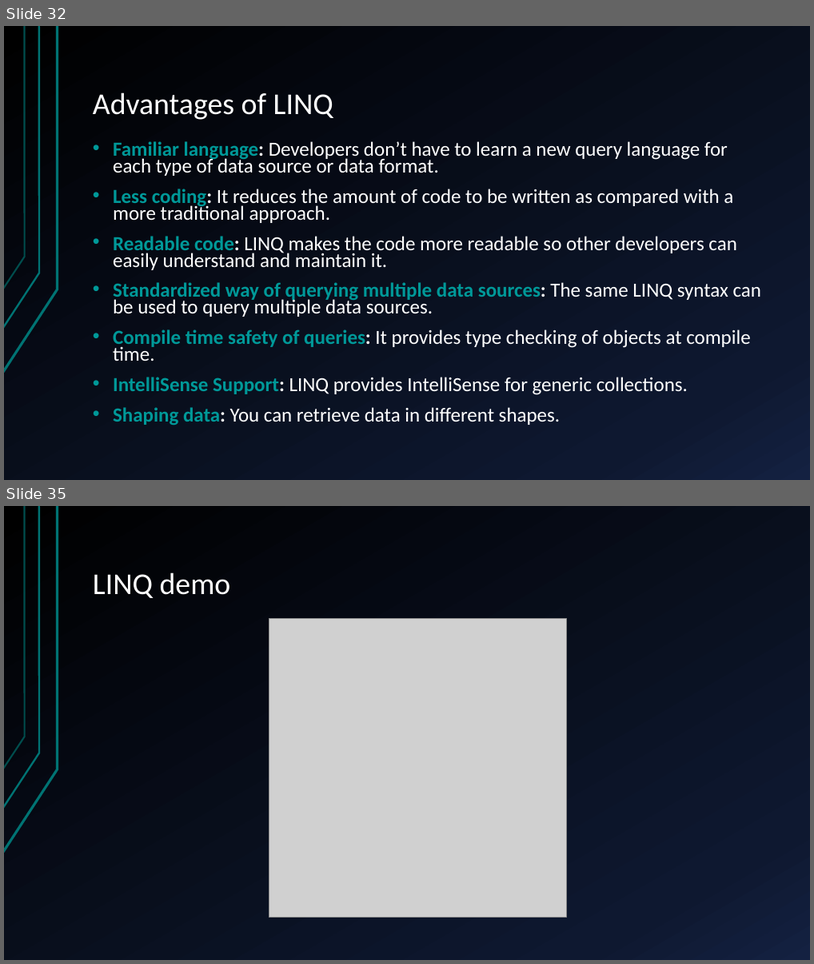
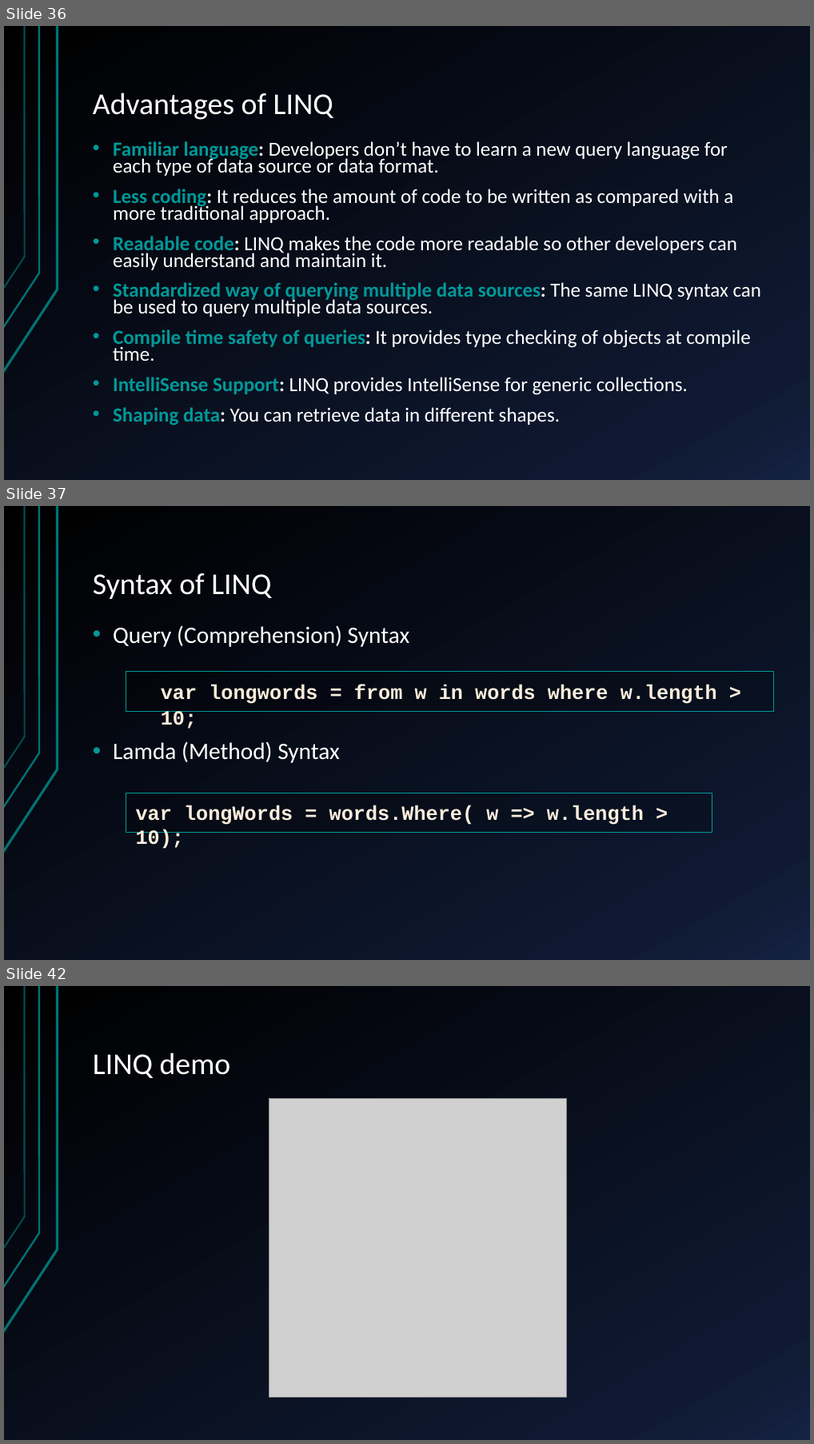
Before and after one commit to didox2/NbuProgrammingInDotNet, a slide deck: Presentations/5. Advanced C#/AdvancedTopics.pptx. Shown one above the other, each under a label of ours: slides 32 and 35 before the commit, slides 36, 37 and 42 after it; the slides between them are not shown. The pictures are 814x964 and 814x1444 pixels, drawn with LibreOffice and Linux fonts; fonts in the diff are those of the drawing; grey boxes stand for pictures. Boxes give left, top, right and bottom in pixels: in the first picture for what was removed or moved away, otherwise in the second. Text is boxed around its words. In the diff, an @@ line names an element or a change of style, - is before the commit and + after.

```diff
--- a/Presentations/5. Advanced C#/AdvancedTopics.pptx
+++ b/Presentations/5. Advanced C#/AdvancedTopics.pptx
@@ slide 37 added at [4,506,810,960], background gradient #000000 to #0F1931 to #142242; not listed: 3 template elements that a slide beside it also shows @@
@@ title added at [93,573,271,599], 36 pt, text #FFFFFF @@
+Syntax of LINQ
@@ text added at [113,625,410,763], 28 pt, text #FFFFFF @@
+• Query (Comprehension) Syntax
+• Lamda (Method) Syntax
@@ rectangle added at [126,671,774,711], fill #000000 at 20% opacity, outline #009999 1 pt, 24 pt, text #FBEEDC, bold @@
+  var longwords = from w in words where w.length > 10;
@@ rectangle added at [126,792,712,832], fill #000000 at 20% opacity, outline #009999 1 pt, 24 pt, text #FBEEDC, bold @@
+var longWords = words.Where( w => w.length > 10);
@@ what was slide 32 is now slide 36 @@
@@ what was slide 35 is now slide 42 @@
```
Also in this commit, not shown: 1 slide changed, 6 other slides added, 1 other file.
